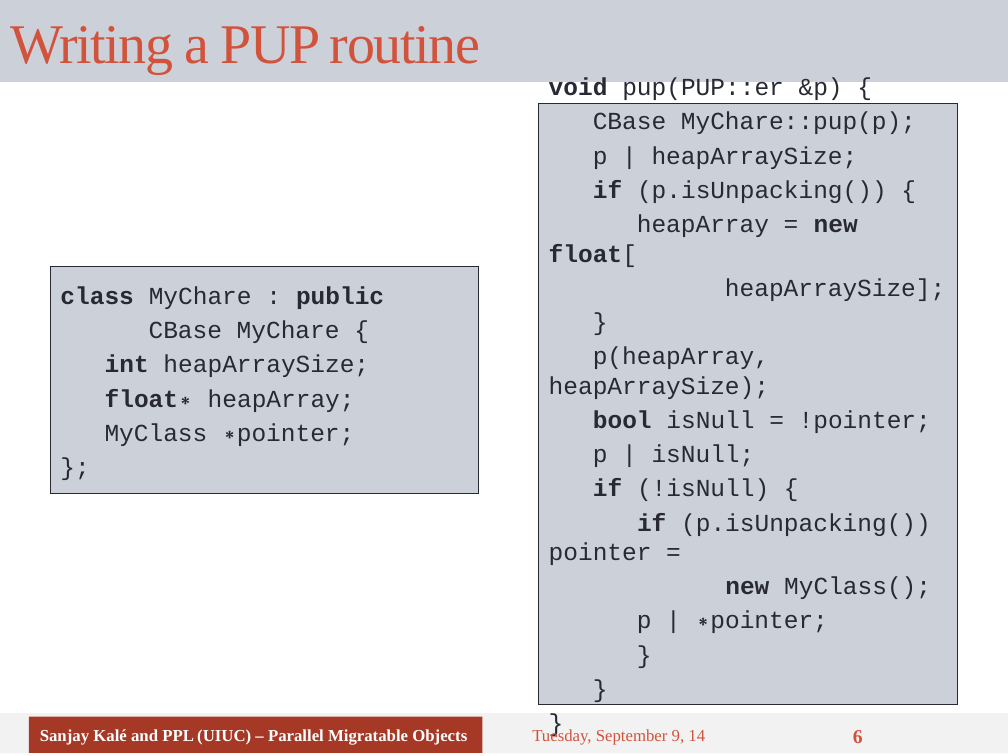
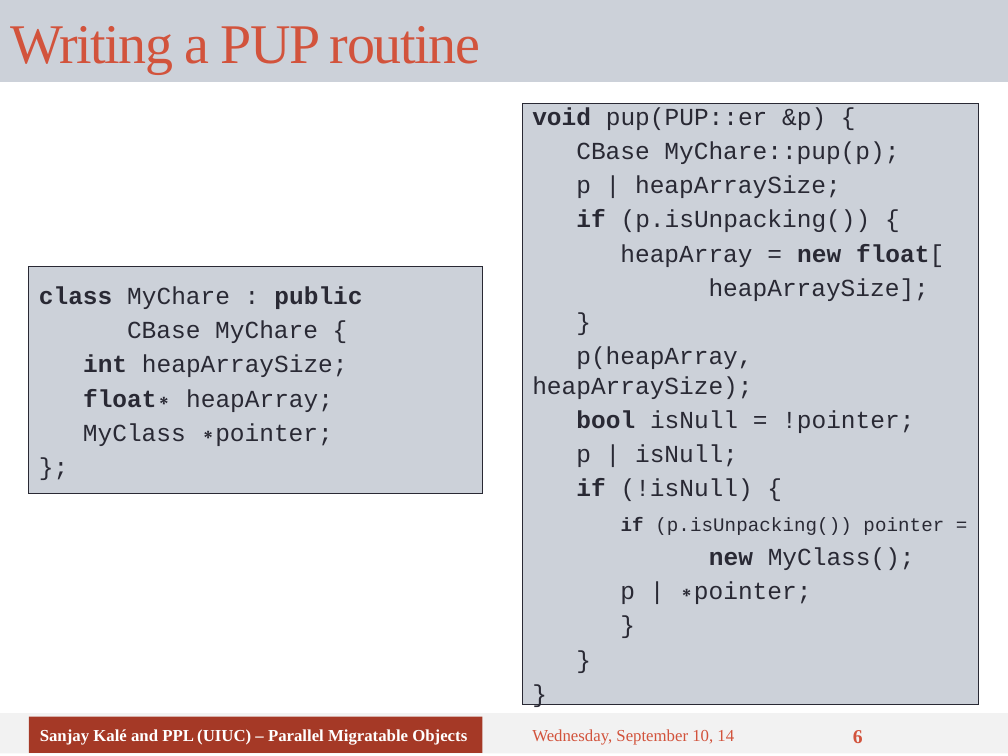
Before and after one commit to UIUC-PPL/charm_tutorial, a slide deck: slide 6 of tutorial-06-migratability.pptx. Drawn at 1008x756 pixels with LibreOffice and Linux fonts; fonts in the diff are those of the drawing. Boxes give left, top, right and bottom in pixels: in the first picture for what was removed or moved away, otherwise in the second. Text is boxed around its words. In the diff, an @@ line names an element or a change of style, - is before the commit and + after.

```diff
--- a/tutorial-06-migratability.pptx
+++ b/tutorial-06-migratability.pptx
@@ text "void pup(PUP::er &p) {": place and size @@
-text "void pup(PUP::er &p) {" at bbox=[538, 103, 958, 705]
+text "void pup(PUP::er &p) {" at bbox=[522, 103, 979, 705]
@@ text "class MyChare : public": place and size @@
-text "class MyChare : public" at bbox=[50, 266, 479, 494]
+text "class MyChare : public" at bbox=[29, 266, 483, 494]
@@ text at bbox=[621, 517, 944, 535]: size 17.5 to 13.8 pt in "if (p.isUnpacking()) pointer =" @@
@@ text at bbox=[532, 729, 734, 745]: text changed @@
-Tuesday, September 9, 14
+Wednesday, September 10, 14
```
Also in this commit, not shown: 8 other slides changed.
